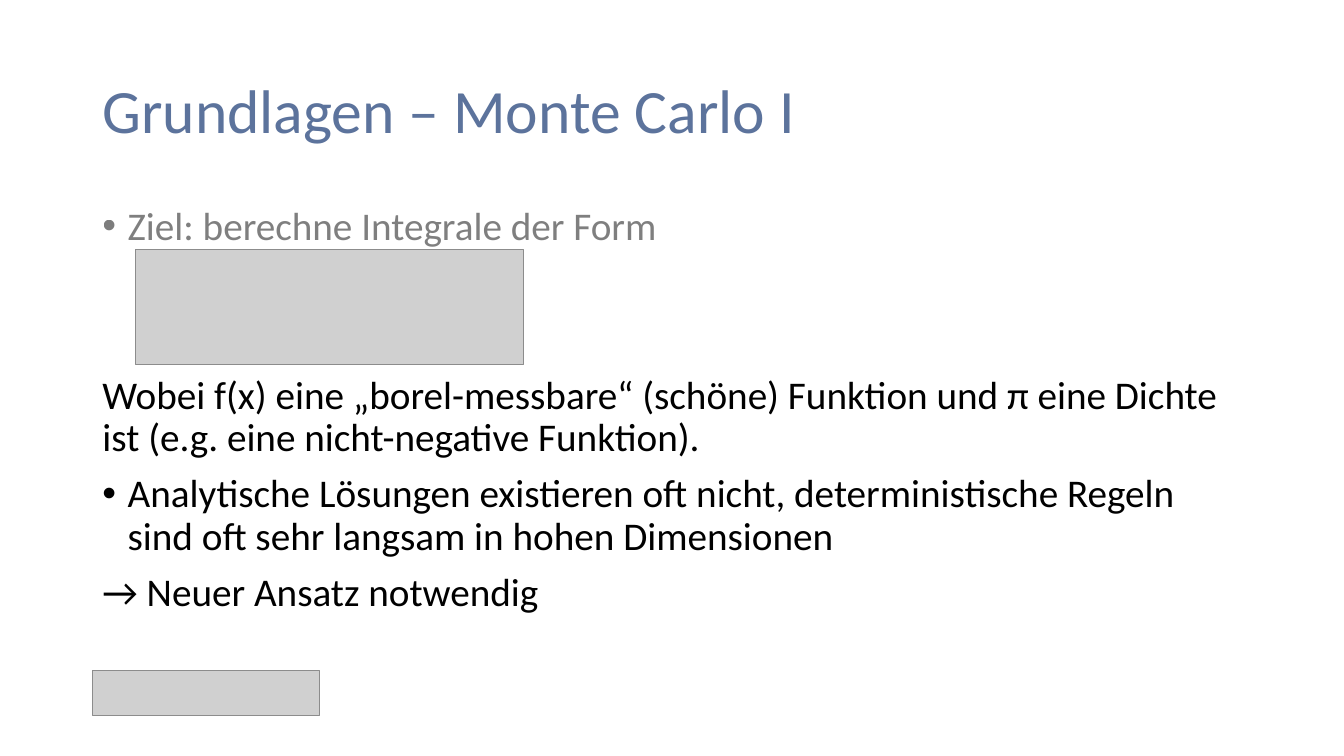
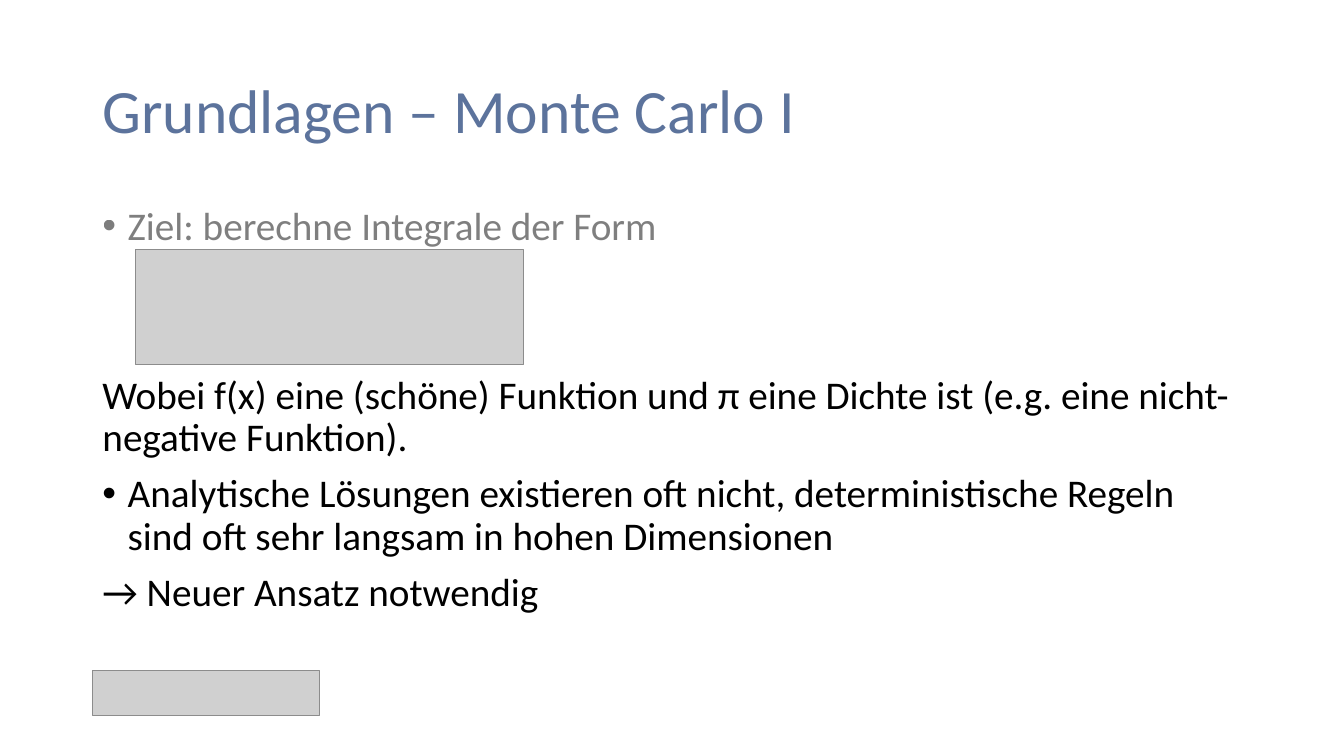
Before and after one commit to PaulNitschke/MCMC-Workshop---Stads, a slide deck: slide 3 of Präsentation_MonteCarlo.pptx. Drawn at 1344x756 pixels with LibreOffice and Linux fonts; fonts in the diff are those of the drawing; grey boxes stand for pictures. Boxes give left, top, right and bottom in pixels: in the first picture for what was removed or moved away, otherwise in the second. Text is boxed around its words. In the diff, an @@ line names an element or a change of style, - is before the commit and + after.

Commit message:
final presentation update

```diff
--- a/Präsentation_MonteCarlo.pptx
+++ b/Präsentation_MonteCarlo.pptx
@@ text at bbox=[102, 380, 1228, 458]: text changed @@
-Wobei f(x) eine „borel-messbare“ (schöne) Funktion und π eine Dichte ist (e.g. eine nicht-negative Funktion).
+Wobei f(x) eine (schöne) Funktion und π eine Dichte ist (e.g. eine nicht-negative Funktion).
```
